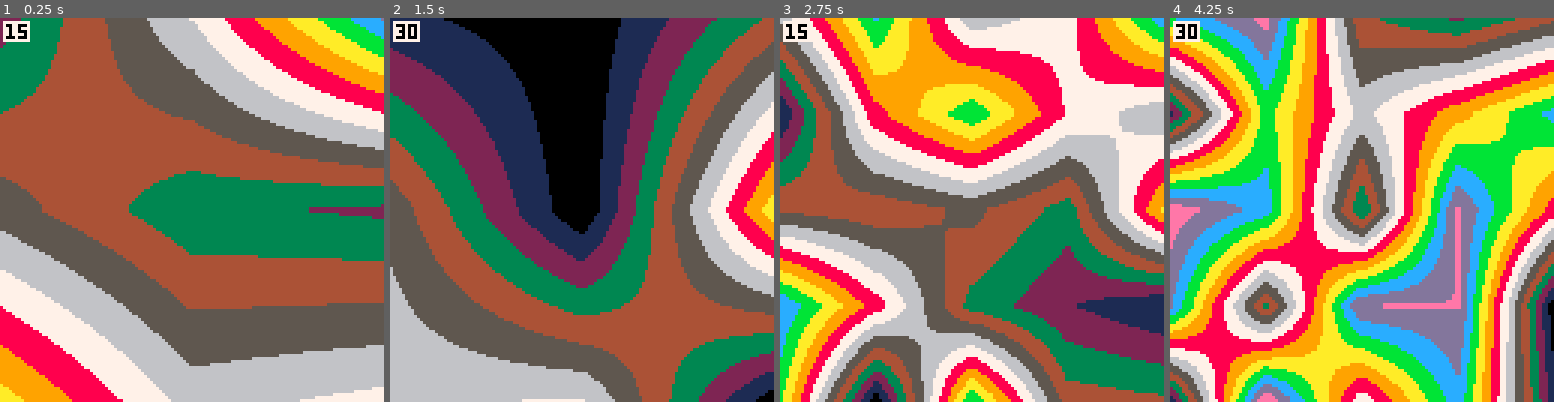
Above: before the commit, frames 1-4 (left to right).
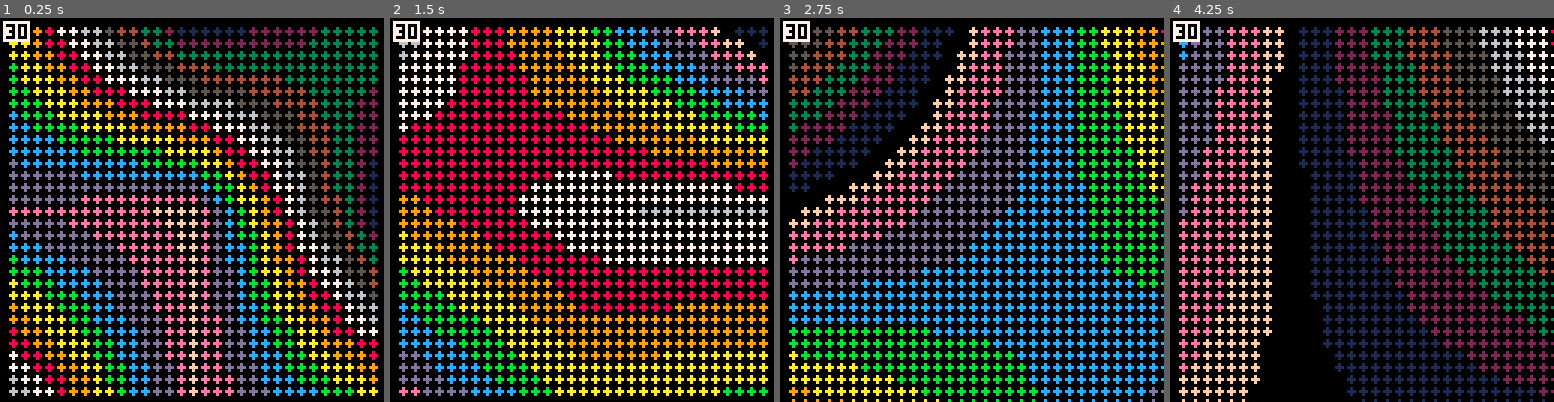
Above: after the commit, the same moments.

Repository: HelveticaScenario/pico8-carts
Game: PICO-8 cartridge bilinear.p8
Two runs of this game, one before a commit and one after it. Both use one fixed random seed, a clock stepped at 60 frames per second and the inputs below.
Inputs:
- Up to frame 1 (0.25 s): no input
- Up to frame 2 (1.5 s): tap O (Z key) at 0.7 s
- Up to frame 3 (2.75 s): hold Right 1.6-2.1 s; tap O (Z key) at 1.7, 2.1, 2.5 s; hold Up 2.15-2.42 s; hold Right from 2.47 s (still down)
- Up to frame 4 (4.25 s): tap O (Z key) every 0.4 s from 2.9 to 4.1 s; release Right at 3.03 s; hold Left 3.08-3.58 s; hold Down 3.63-3.97 s; hold Right from 4.02 s (still down)

The runs differ from the first frame. In frame 1, 98% of the frame differs, in the area x 0-100%, y 0-100%; in frame 2, 91%; in frame 3, 99%; in frame 4, 99%.

Commit message:
made prettier

Diff:
--- a/bilinear.p8
+++ b/bilinear.p8
@@ -39,10 +39,20 @@
 	return grid
 end
 
- function inner(f00, f10, f01, f11, x, y)
+function inner(f00, f10, f01, f11, x, y)
 	local un_x = 1.0 - x
 	local un_y = 1.0 - y
 	return (f00 * un_x * un_y + f10 * x * un_y + f01 * un_x * y + f11 * x * y);
+end
+
+function wrap(v)
+	while (v < 0) do
+		v += 1
+	end
+	while (v > 1) do
+		v -= 1
+	end
+	return v
 end
 
 
@@ -59,12 +69,11 @@
 		end
 	)
 
-	needs_draw = true
 end
 
-
+change_by = 0.005
 function _update()
-
+	local needs_draw
 	if (btnp(4)) then
 		needs_draw = true
 	end
@@ -72,12 +81,26 @@
 	if (btnp(0)) then
 		grid_dim.width-=1
 		grid_dim.height-=1
+		grid_dim.width*=2
+		grid_dim.height*=2
+		grid_dim.width+=1
+		grid_dim.height+=1
 		needs_draw = true
 	end
 	if (btnp(1)) then
+		grid_dim.width-=1
+		grid_dim.height-=1
+		grid_dim.width/=2
+		grid_dim.height/=2
 		grid_dim.width+=1
 		grid_dim.height+=1
 		needs_draw = true
+	end
+	if (btnp(2)) then
+		change_by += 0.001
+	end
+	if (btnp(3)) then
+		change_by -= 0.001
 	end
 
 
@@ -105,39 +128,47 @@
 	end
 
 end
+e = 0
+function _draw()
+	cls()
 
-function _draw()
-	if (needs_draw) then
-		needs_draw = false
-		cls()
+	local inner_range_row = flr(32/(grid_dim.height-1))-1
+	local inner_range_col = flr(32/(grid_dim.width-1))-1
 
-		local inner_range_row = flr(128/(grid_dim.height-1))-1
-		local inner_range_col = flr(128/(grid_dim.width-1))-1
-
-		for q_col = 2, grid_dim.width do
-			for q_row= 2, grid_dim.height do
-				local points = {
-					{ grid[q_col-1][q_row-1], grid[q_col-1][q_row] },
-					{ grid[q_col][q_row-1],   grid[q_col][q_row]   }
-				}
-				for col = 0, inner_range_col do
-					for row = 0,inner_range_row do
-						local row_norm = row / inner_range_row
-						local col_norm = col / inner_range_col
-						local v = flr(inner(points[1][1], points[2][1], points[1][2], points[2][2], col_norm, row_norm) * 15)
-						pset((q_col-2) * flr(128/(grid_dim.width-1)) + col,(q_row-2) * flr(128/(grid_dim.height-1)) + row, v)
-					end
+	for q_col = 2, grid_dim.width do
+		for q_row= 2, grid_dim.height do
+			local points = {
+				{ grid[q_col-1][q_row-1], grid[q_col-1][q_row] },
+				{ grid[q_col][q_row-1],   grid[q_col][q_row]   }
+			}
+			for col = 0, inner_range_col do
+				for row = 0,inner_range_row do
+					local row_norm = row / inner_range_row
+					local col_norm = col / inner_range_col
+					local v = inner(points[1][1], points[2][1], points[1][2], points[2][2], col_norm, row_norm)
+					v = round(wrap(v + e) * 15)
+					circfill(
+						(
+							(q_col-2) *
+							inner_range_col +
+							1 +
+							col
+						) * 4,
+						(
+							(q_row-2) *
+							inner_range_row +
+							1 +
+							row
+						) * 4,
+						1,
+						v
+					)
 				end
 			end
 		end
 	end
-
-	-- for x=0,127 do
-	-- 	for y=0,127 do
-	-- 		pset(x,y,rnd(15))
-	-- 	end
-	-- end
-
+	e += change_by
+	e = wrap(e)
 	rectfill(1,1, 9,7,7)
 	print(stat(7), 2,2, 0)
 end
